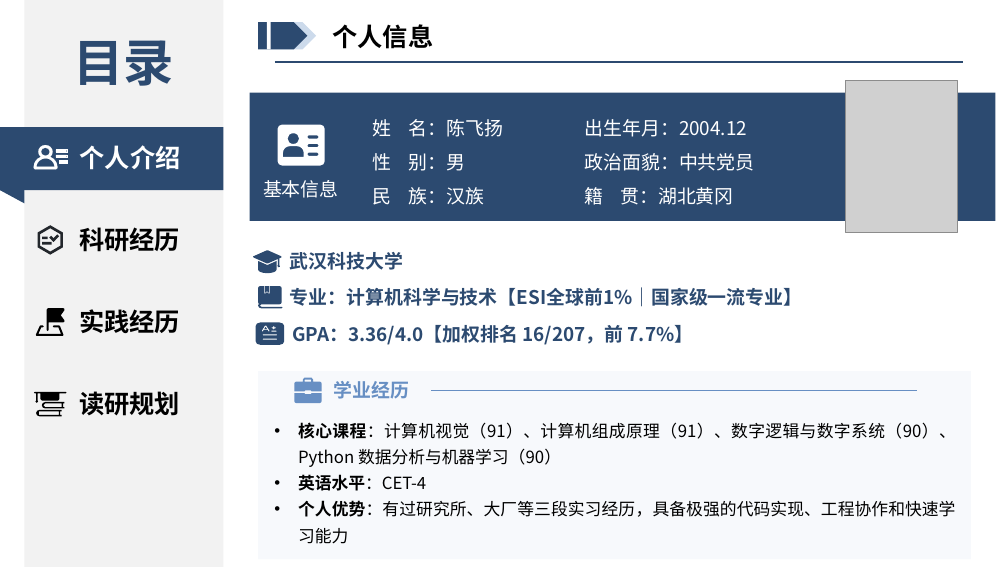
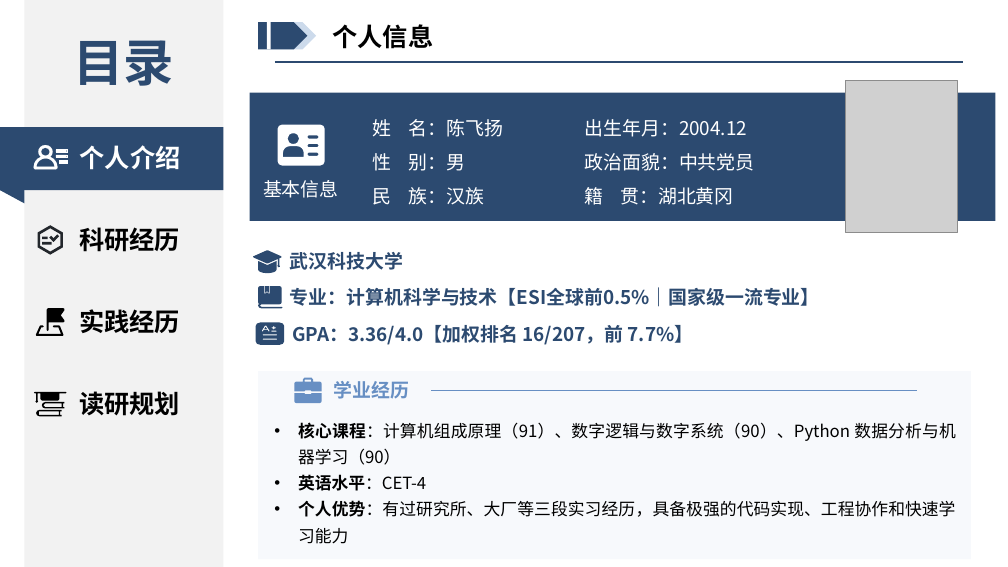
Before and after one commit to xiaofei777/exemption, a slide deck: slide 3 of 面试PPT/历史版本/推免ppt.pptx. Drawn at 1008x567 pixels with LibreOffice and Linux fonts; fonts in the diff are those of the drawing; grey boxes stand for pictures. Boxes give left, top, right and bottom in pixels: in the first picture for what was removed or moved away, otherwise in the second. Text is boxed around its words. In the diff, an @@ line names an element or a change of style, - is before the commit and + after.

```diff
--- a/面试PPT/历史版本/推免ppt.pptx
+++ b/面试PPT/历史版本/推免ppt.pptx
@@ text at [290, 287, 820, 307]: text changed @@
-专业：计算机科学与技术【ESI全球前1%｜国家级一流专业】
+专业：计算机科学与技术【ESI全球前0.5%｜国家级一流专业】
@@ text at [298, 422, 955, 465]: text changed @@
-• 核心课程：计算机视觉（91）、计算机组成原理（91）、数字逻辑与数字系统（90）、Python 数据分析与机器学习（90）
+• 核心课程：计算机组成原理（91）、数字逻辑与数字系统（90）、Python 数据分析与机器学习（90）
```
Also in this commit, not shown: 6 other slides changed, 22 other files.
